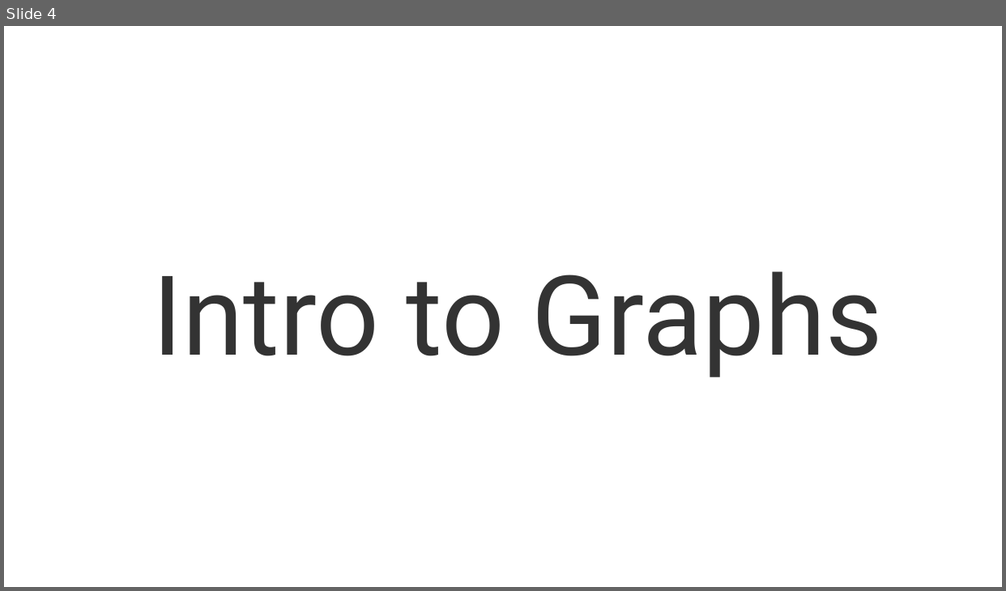
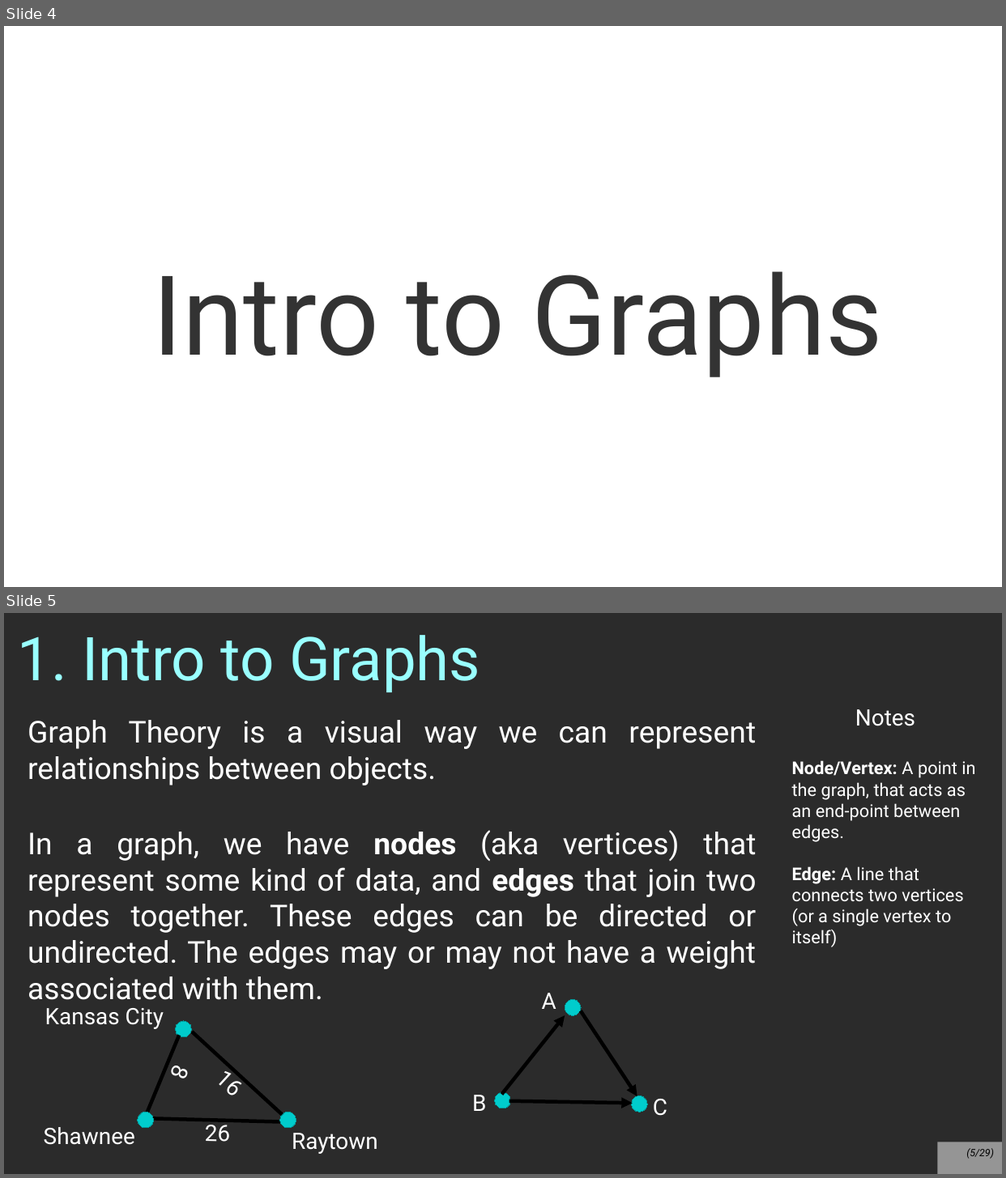
Before and after one commit to nguyenchithien/CS211-Discrete-Structures-II, a slide deck: Lectures/Lecture 7.1.odp. Shown one above the other, each under a label of ours: slide 4 before the commit, slides 4 and 5 after it. The pictures are 1006x591 and 1006x1178 pixels, drawn with LibreOffice and Linux fonts; fonts in the diff are those of the drawing; background and template pictures are left out; a plain dark background stands for a picture behind light text. Boxes give left, top, right and bottom in pixels: in the first picture for what was removed or moved away, otherwise in the second. Text is boxed around its words. In the diff, an @@ line names an element or a change of style, - is before the commit and + after.

```diff
--- a/Lectures/Lecture 7.1.odp
+++ b/Lectures/Lecture 7.1.odp
@@ slide 5 added at (x1=4, y1=613, x2=1002, y2=1174), background picture (left out) @@
@@ title added at (x1=18, y1=635, x2=480, y2=692), 48 pt, text #99FFFF @@
+1. Intro to Graphs
@@ text added at (x1=792, y1=709, x2=975, y2=948), 14 pt, text #FFFFFF @@
+Notes
+Node/Vertex: A point in the graph, that acts as an end-point between edges.
+Edge: A line that connects two vertices (or a single vertex to itself)
@@ text added at (x1=27, y1=720, x2=756, y2=1000), 24 pt, text #FFFFFF @@
+Graph Theory is a visual way we can represent relationships between objects.
+In a graph, we have nodes (aka vertices) that represent some kind of data, and edges that join two nodes together. These edges can be directed or undirected. The edges may or may not have a weight associated with them.
@@ text added at (x1=542, y1=993, x2=556, y2=1009), 18 pt, text #FFFFFF @@
+A
@@ ellipse added at (x1=565, y1=999, x2=581, y2=1016), fill #00CCCC, outline #009999 0 pt @@
@@ text added at (x1=45, y1=1008, x2=164, y2=1029), 18 pt, text #FFFFFF @@
+Kansas City
@@ ellipse added at (x1=175, y1=1021, x2=191, y2=1037), fill #00CCCC, outline #009999 0 pt @@
@@ arrow added from (502, 1095) to (565, 1016), #000000 2.89 pt @@
@@ arrow added from (581, 1012) to (637, 1097), #000000 2.89 pt @@
@@ line added at (x1=147, y1=1036, x2=180, y2=1114), outline #000000 2.89 pt, 18 pt, text #FFFFFF @@
+8
@@ line added at (x1=193, y1=1033, x2=285, y2=1118), outline #000000 2.89 pt, 18 pt, text #FFFFFF @@
+16
@@ text added at (x1=472, y1=1095, x2=486, y2=1111), 18 pt, text #FFFFFF @@
+B
@@ ellipse added at (x1=495, y1=1093, x2=511, y2=1110), fill #00CCCC, outline #009999 0 pt @@
@@ ellipse added at (x1=632, y1=1097, x2=648, y2=1113), fill #00CCCC, outline #009999 0 pt @@
@@ ellipse added at (x1=137, y1=1112, x2=153, y2=1128), fill #00CCCC, outline #009999 0 pt @@
@@ line added at (x1=152, y1=1119, x2=283, y2=1122), outline #000000 2.89 pt, 18 pt, text #FFFFFF @@
+26
@@ ellipse added at (x1=280, y1=1112, x2=296, y2=1128), fill #00CCCC, outline #009999 0 pt @@
@@ arrow added from (509, 1101) to (633, 1104), #000000 2.89 pt @@
@@ text added at (x1=653, y1=1099, x2=667, y2=1116), 18 pt, text #FFFFFF @@
+C
@@ text added at (x1=44, y1=1127, x2=135, y2=1145), 18 pt, text #FFFFFF @@
+Shawnee
@@ text added at (x1=292, y1=1133, x2=378, y2=1154), 18 pt, text #FFFFFF @@
+Raytown
@@ page number added at (x1=938, y1=1143, x2=1002, y2=1174), fill #FFFFFF at 50% opacity, 8 pt, text #000000, italic @@
+(5/29)
```
Also in this commit, not shown: 2 slides changed, 23 other slides added, 5 slides removed, 1 other file.
